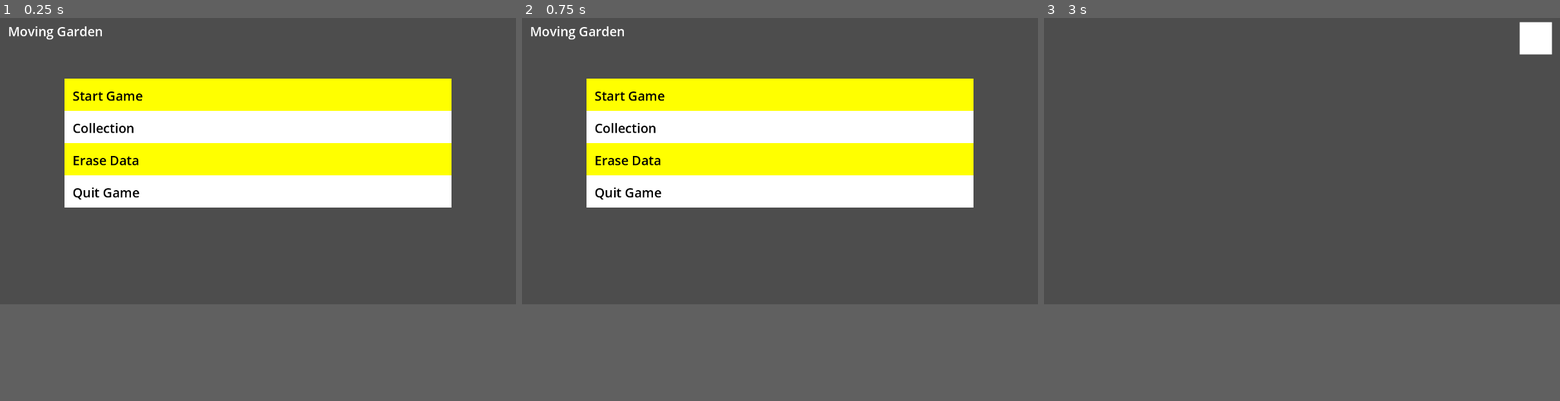
Above: before the commit, frames 1-3 (left to right).
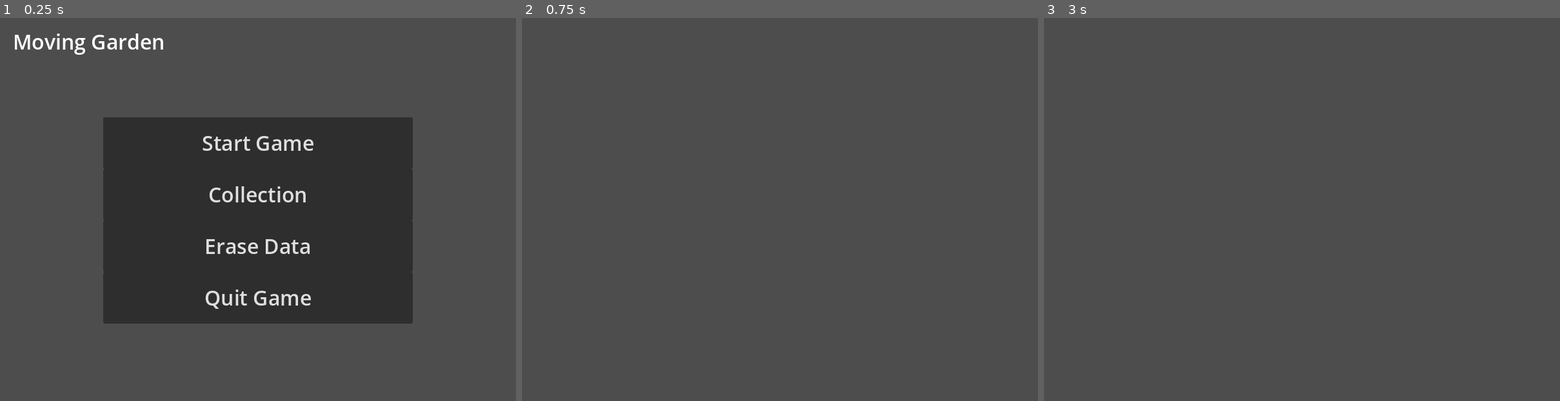
Above: after the commit, the same moments.

Repository: pupungeggang4/Godot-MovingGarden
Game: Godot game, scene res://scene/title.tscn
The game is run twice, just before and just after one commit, with the same random seed, the same clock (stepped at 60 frames per second) and the same inputs.
Inputs (mouse positions are in pixels of both pictures, inside the frame that each line leads up to):
- Up to frame 1 (0.25 s): no input
- Up to frame 2 (0.75 s): click (780, 148) at 0.5 s, where only the run after the commit has a clickable "Collection"
- Up to frame 3 (3 s): tap Enter at 1.25, 2.75 s; move the mouse to (1415, 144) at 1.27 s; click (1415, 144) at 1.42 s; tap Space at 2 s; move the mouse to (1198, 175) at 2.02 s; click (1198, 175) at 2.17 s; move the mouse to (1353, 94) at 2.77 s; click (1353, 94) at 2.92 s
In our replay, the window is 800x450 before the commit and 800x600 after it. These sizes can differ from the game's own. Grey fills any space a smaller window leaves; there, only what the larger window draws over its background counts as a difference.

The runs differ from the first frame. In frame 1, 44% of the frame differs, in the area x 1-88%, y 2-80%; in frame 2, 25%; in frame 3, 0.5%.

Commit message:
Character select page WIP

Diff:
--- a/game/project.godot
+++ b/game/project.godot
@@ -17,8 +17,8 @@
 
 [display]
 
-window/size/viewport_width=1280
-window/size/viewport_height=720
+window/size/viewport_width=800
+window/size/viewport_height=600
 window/stretch/mode="viewport"
 
 [physics]
--- a/game/scene/characterselect.tscn
+++ b/game/scene/characterselect.tscn
@@ -5,10 +5,55 @@
 [node name="Characterselect" type="Node2D" unique_id=66099592]
 script = ExtResource("1_2usxj")
 
-[node name="ButtonBack" type="ColorRect" parent="." unique_id=334934689]
-offset_left = 1180.0
+[node name="UI" type="Control" parent="." unique_id=717583573]
+layout_mode = 3
+anchors_preset = 0
+offset_right = 40.0
+offset_bottom = 40.0
+
+[node name="TextTitle" type="Label" parent="UI" unique_id=2004100121]
+layout_mode = 0
+offset_left = 20.0
 offset_top = 20.0
-offset_right = 1260.0
+offset_right = 273.0
+offset_bottom = 65.0
+theme_override_font_sizes/font_size = 32
+text = "Select Character"
+
+[node name="ButtonBack" type="Button" parent="UI" unique_id=1998067153]
+layout_mode = 0
+offset_left = 700.0
+offset_top = 20.0
+offset_right = 780.0
 offset_bottom = 100.0
 
-[connection signal="gui_input" from="ButtonBack" to="." method="_on_button_back_gui_input"]
+[node name="ButtonStart" type="Button" parent="UI" unique_id=1340466826]
+layout_mode = 0
+offset_left = 620.0
+offset_top = 500.0
+offset_right = 780.0
+offset_bottom = 580.0
+theme_override_font_sizes/font_size = 32
+text = "Start"
+
+[node name="CharacterButtons" type="Control" parent="UI" unique_id=750888824]
+anchors_preset = 0
+offset_right = 40.0
+offset_bottom = 40.0
+
+[node name="DescriptionArea" type="ColorRect" parent="UI" unique_id=921424520]
+layout_mode = 0
+offset_left = 440.0
+offset_top = 120.0
+offset_right = 780.0
+offset_bottom = 380.0
+
+[node name="DescriptionText" type="RichTextLabel" parent="UI" unique_id=678957288]
+layout_mode = 0
+offset_left = 440.0
+offset_top = 120.0
+offset_right = 780.0
+offset_bottom = 380.0
+
+[connection signal="button_up" from="UI/ButtonBack" to="." method="_on_button_back_button_up"]
+[connection signal="pressed" from="UI/ButtonStart" to="." method="_on_button_start_pressed"]
--- a/game/scene/title.tscn
+++ b/game/scene/title.tscn
@@ -13,73 +13,39 @@
 theme_override_font_sizes/font_size = 32
 text = "Moving Garden"
 
-[node name="ButtonStart" type="ColorRect" parent="." unique_id=703441890]
+[node name="ButtonStart" type="Button" parent="." unique_id=281686759]
 offset_left = 160.0
 offset_top = 160.0
-offset_right = 1120.0
+offset_right = 640.0
 offset_bottom = 240.0
-color = Color(1, 1, 0, 1)
-
-[node name="TextStart" type="Label" parent="." unique_id=1604600670]
-offset_left = 180.0
-offset_top = 180.0
-offset_right = 416.0
-offset_bottom = 225.0
-theme_override_colors/font_color = Color(0, 0, 0, 1)
 theme_override_font_sizes/font_size = 32
 text = "Start Game"
 
-[node name="ButtonCollection" type="ColorRect" parent="." unique_id=359499773]
+[node name="ButtonCollection" type="Button" parent="." unique_id=1289655882]
 offset_left = 160.0
 offset_top = 240.0
-offset_right = 1120.0
+offset_right = 640.0
 offset_bottom = 320.0
-
-[node name="TextCollection" type="Label" parent="." unique_id=1724035327]
-offset_left = 180.0
-offset_top = 260.0
-offset_right = 416.0
-offset_bottom = 305.0
-theme_override_colors/font_color = Color(0, 0, 0, 1)
 theme_override_font_sizes/font_size = 32
 text = "Collection"
 
-[node name="ButtonErase" type="ColorRect" parent="." unique_id=266080499]
+[node name="ButtonErase" type="Button" parent="." unique_id=137289178]
 offset_left = 160.0
 offset_top = 320.0
-offset_right = 1120.0
+offset_right = 640.0
 offset_bottom = 400.0
-color = Color(1, 1, 0, 1)
-
-[node name="TextErase" type="Label" parent="." unique_id=152774855]
-offset_left = 180.0
-offset_top = 340.0
-offset_right = 416.0
-offset_bottom = 385.0
-theme_override_colors/font_color = Color(0, 0, 0, 1)
 theme_override_font_sizes/font_size = 32
 text = "Erase Data"
 
-[node name="ButtonQuit" type="ColorRect" parent="." unique_id=555047446]
+[node name="ButtonQuit" type="Button" parent="." unique_id=50679766]
 offset_left = 160.0
 offset_top = 400.0
-offset_right = 1120.0
+offset_right = 640.0
 offset_bottom = 480.0
-
-[node name="TextQuit" type="Label" parent="." unique_id=1152242213]
-offset_left = 180.0
-offset_top = 420.0
-offset_right = 416.0
-offset_bottom = 465.0
-theme_override_colors/font_color = Color(0, 0, 0, 1)
 theme_override_font_sizes/font_size = 32
 text = "Quit Game"
 
-[node name="ButtonStart5" type="ColorRect" parent="." unique_id=1779572822]
-visible = false
-offset_right = 40.0
-offset_bottom = 40.0
-
-[connection signal="gui_input" from="ButtonStart" to="." method="_on_button_start_gui_input"]
+[connection signal="button_up" from="ButtonStart" to="." method="_on_button_start_button_up"]
+[connection signal="button_up" from="ButtonCollection" to="." method="_on_button_collection_button_up"]
 [connection signal="gui_input" from="ButtonCollection" to="." method="_on_button_collection_gui_input"]
-[connection signal="gui_input" from="ButtonQuit" to="." method="_on_button_quit_gui_input"]
+[connection signal="button_up" from="ButtonQuit" to="." method="_on_button_quit_button_up"]
--- /dev/null
+++ b/game/scene/uielement/characterbutton.tscn
@@ -0,0 +1,6 @@
+[gd_scene format=3 uid="uid://bp3t4xo4thjt6"]
+
+[ext_resource type="Script" uid="uid://bvlavsn3o04e5" path="res://script/uielement/characterbutton.gd" id="1_3iml1"]
+
+[node name="Characterbutton" type="Button" unique_id=709110413]
+script = ExtResource("1_3iml1")
--- a/game/script/scene/characterselect.gd
+++ b/game/script/scene/characterselect.gd
@@ -1,12 +1,28 @@
 extends Node2D
 
+var selected_character: int = -1
+
 func _ready() -> void:
-    pass # Replace with function body.
+    var character_buttons = get_node("UI/CharacterButtons")
+    for i in range(6):
+        var row: int = int(i / 3)
+        var col: int = i % 3
+        var button = load("res://scene/uielement/characterbutton.tscn").instantiate()
+        button.id = i
+        button.position = Vector2(20 + 140 * col, 120 + 140 * row)
+        button.size = Vector2(120, 120)
+        button.button_up.connect(on_character_button_click.bind(button))
+        character_buttons.add_child(button)
 
 func _process(delta: float) -> void:
     pass
 
-func _on_button_back_gui_input(event: InputEvent) -> void:
-    if event is InputEventMouseButton:
-        if event.button_index == MOUSE_BUTTON_LEFT and event.pressed:
-            get_tree().change_scene_to_file("res://scene/title.tscn")
+func _on_button_back_button_up() -> void:
+    get_tree().change_scene_to_file("res://scene/title.tscn")
+
+func _on_button_start_pressed() -> void:
+    if selected_character != -1:
+        get_tree().change_scene_to_file("res://scene/ready.tscn")
+
+func on_character_button_click(button: Node) -> void:
+    selected_character = button.id
--- a/game/script/scene/title.gd
+++ b/game/script/scene/title.gd
@@ -6,17 +6,11 @@
 func _process(delta: float) -> void:
     pass
 
-func _on_button_start_gui_input(event: InputEvent) -> void:
-    if event is InputEventMouseButton:
-        if event.button_index == MOUSE_BUTTON_LEFT and event.pressed:
-            get_tree().change_scene_to_file("res://scene/characterselect.tscn")
+func _on_button_start_button_up() -> void:
+    get_tree().change_scene_to_file("res://scene/characterselect.tscn")
 
-func _on_button_collection_gui_input(event: InputEvent) -> void:
-    if event is InputEventMouseButton:
-        if event.button_index == MOUSE_BUTTON_LEFT and event.pressed:
-            get_tree().change_scene_to_file("res://scene/collection.tscn")
+func _on_button_collection_button_up() -> void:
+    get_tree().change_scene_to_file("res://scene/collection.tscn")
 
-func _on_button_quit_gui_input(event: InputEvent) -> void:
-    if event is InputEventMouseButton:
-        if event.button_index == MOUSE_BUTTON_LEFT and event.pressed:
-            get_tree().quit()
+func _on_button_quit_button_up() -> void:
+    get_tree().quit()
--- /dev/null
+++ b/game/script/uielement/characterbutton.gd
@@ -0,0 +1,3 @@
+extends Button
+
+var id: int = 0
Not shown, added: game/script/uielement/characterbutton.gd.uid
Not shown, added: devnote/20260417.md
